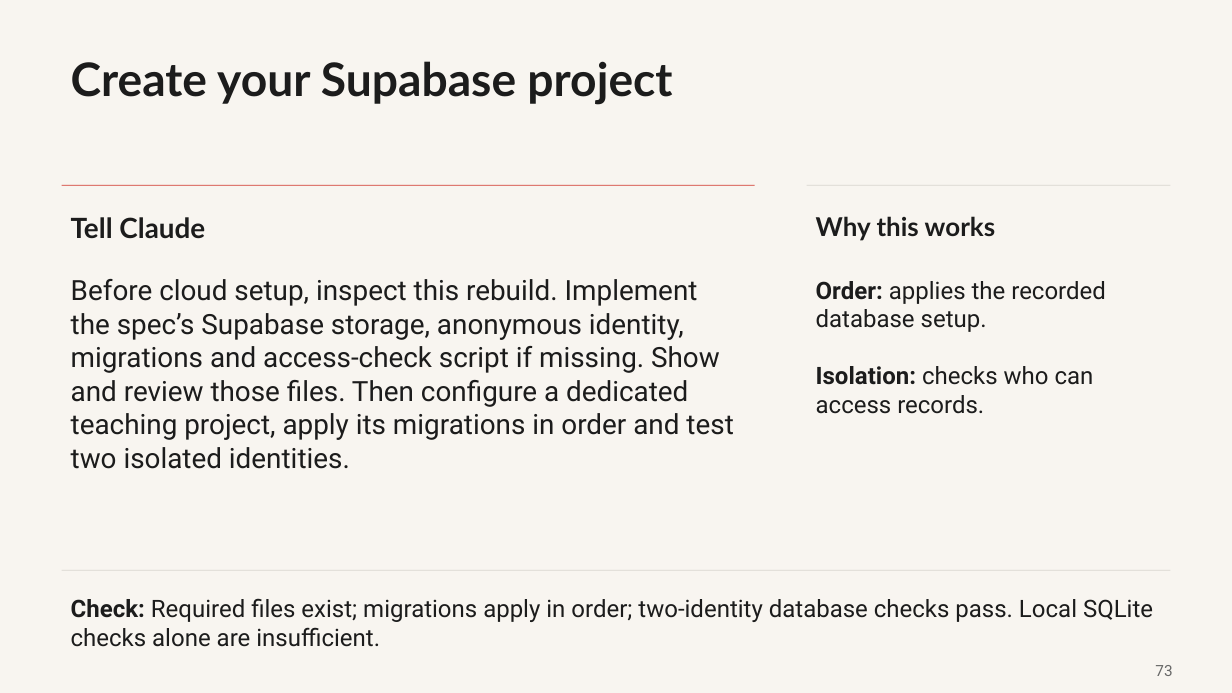
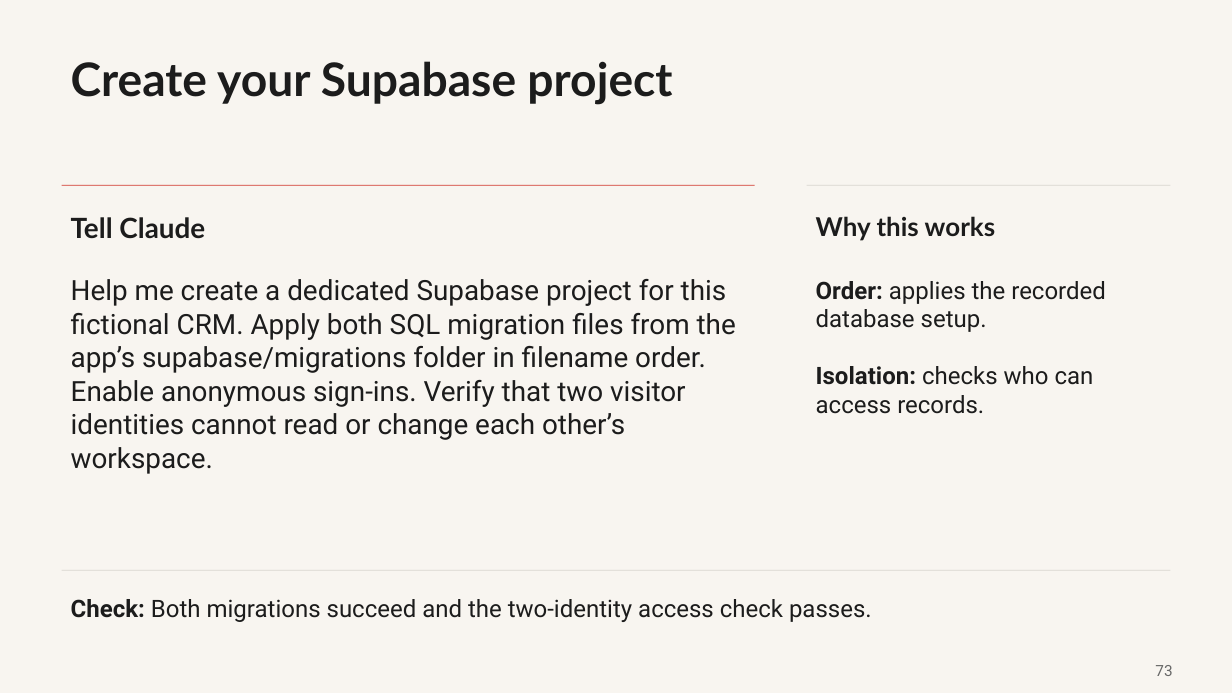
Before and after one commit to promptadvisers/claude-code-next-steps, a slide deck: slide 73 of slides/ClientDesk_Course_End_to_End.pptx. Drawn at 1232x693 pixels with LibreOffice and Linux fonts; fonts in the diff are those of the drawing. Boxes give left, top, right and bottom in pixels: in the first picture for what was removed or moved away, otherwise in the second. Text is boxed around its words. In the diff, an @@ line names an element or a change of style, - is before the commit and + after.

```diff
--- a/slides/ClientDesk_Course_End_to_End.pptx
+++ b/slides/ClientDesk_Course_End_to_End.pptx
@@ text at box(71, 279, 736, 474): text changed @@
-Before cloud setup, inspect this rebuild. Implement the spec’s Supabase storage, anonymous identity, migrations and access-check script if missing. Show and review those files. Then configure a dedicated teaching project, apply its migrations in order and test two isolated identities.
+Help me create a dedicated Supabase project for this fictional CRM. Apply both SQL migration files from the app’s supabase/migrations folder in filename order. Enable anonymous sign-ins. Verify that two visitor identities cannot read or change each other’s workspace.
@@ text at box(71, 599, 872, 622): text changed @@
-Check: Required files exist; migrations apply in order; two-identity database checks pass. Local SQLite checks alone are insufficient.
+Check: Both migrations succeed and the two-identity access check passes.
```
Also in this commit, not shown: 11 other slides changed, 3 other files.
